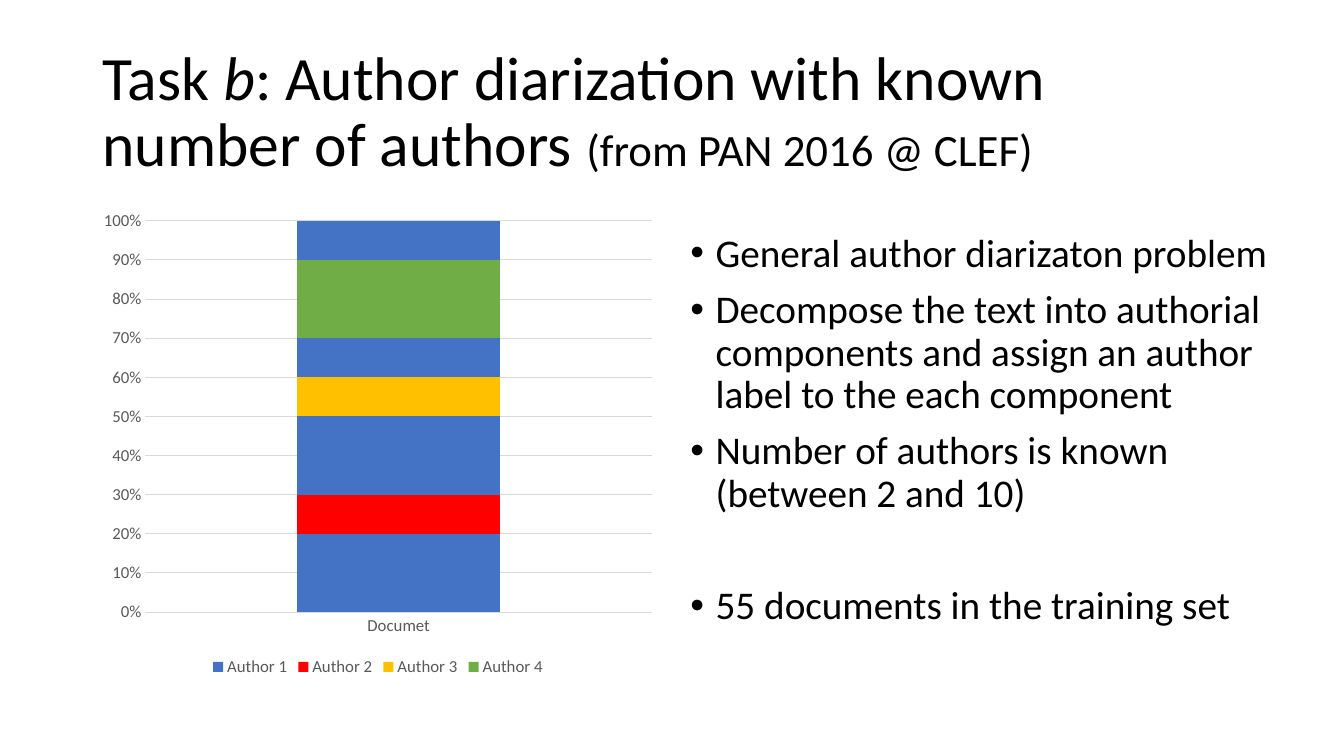
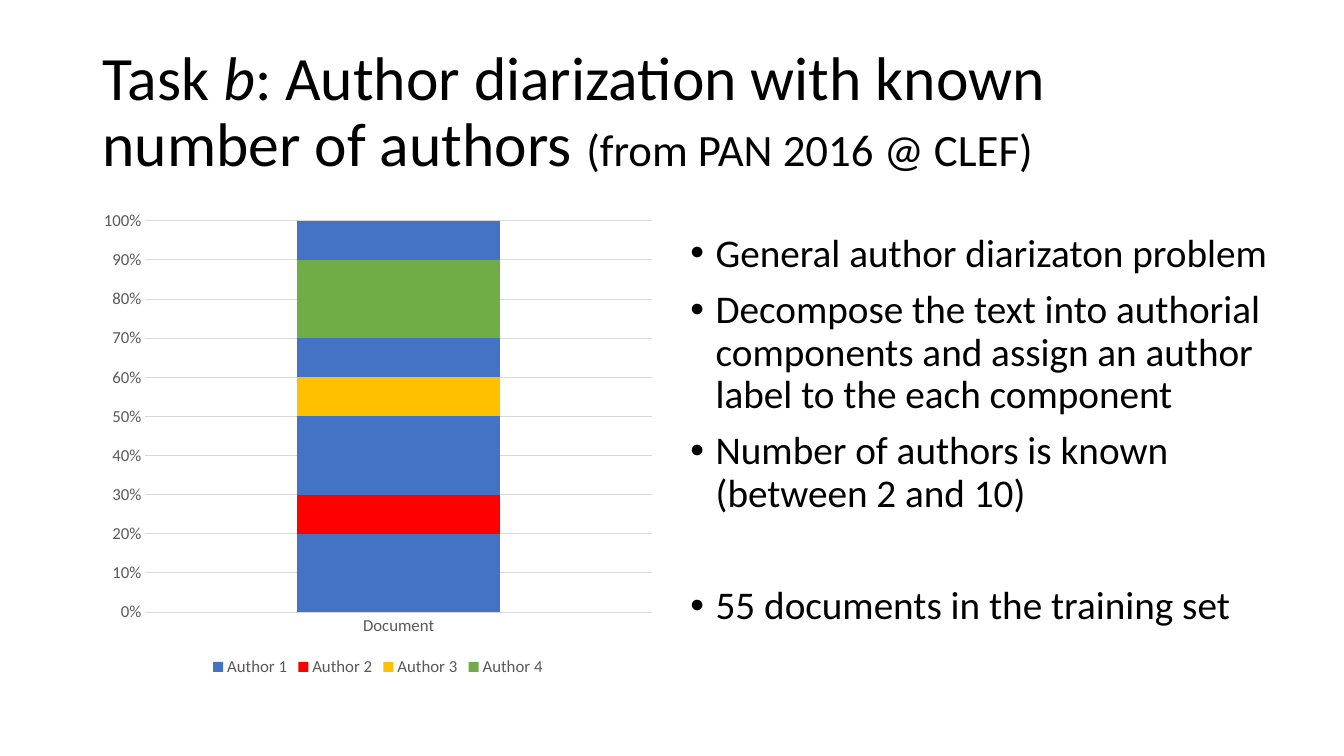
Before and after one commit to Coolcumber/inpladesys, a slide deck: slide 4 of documentation/presentation/Token-level author diarization using clustering of stylistic.pptx. Drawn at 1344x756 pixels with LibreOffice and Linux fonts; fonts in the diff are those of the drawing. Boxes give left, top, right and bottom in pixels: in the first picture for what was removed or moved away, otherwise in the second. Text is boxed around its words. In the diff, an @@ line names an element or a change of style, - is before the commit and + after.

```diff
--- a/documentation/presentation/Token-level author diarization using clustering of stylistic.pptx
+++ b/documentation/presentation/Token-level author diarization using clustering of stylistic.pptx
@@ column stacked 100% chart at [93,202,664,682] @@
-categories: Documet
+categories: Document
```
Also in this commit, not shown: 4 other slides changed.
